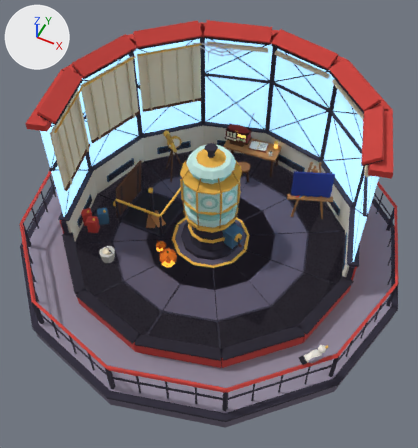
Before and after pictures for a commit that changed the glTF model public/models/lamproom.glb.
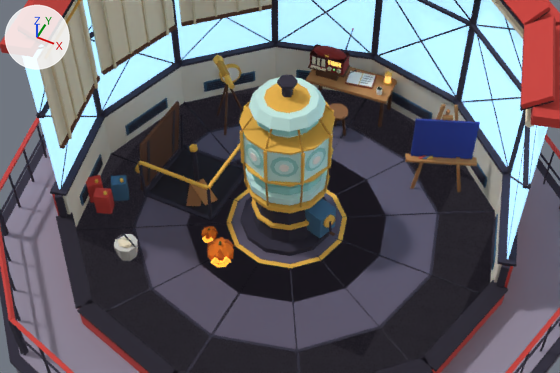
Each version is shown whole from a camera (50 mm lens) standing at (5.35, -10.83, 14.15) and looking at (0.31, -0.75, 1.54), then close up on the part from 6% to 93% of the width and 21% to 75% of the height. Arrows for +X, +Y and +Z are at upper left; the lights stay in place. The first two pictures are the older version. Where no turn or scale is listed for an object, it has been applied to the vertices.

The first close-up shows 'curtains', 'desk', 'easel', 'hatch', 'lens_glass', 'painting_canvas', 'pedestal', 'radio_set', 'railing', 'room', 'upkeep', 'window_glass' and 6 more.
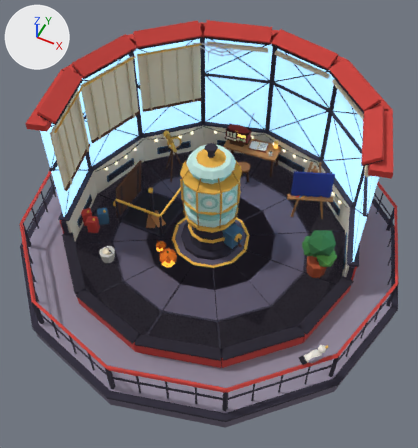
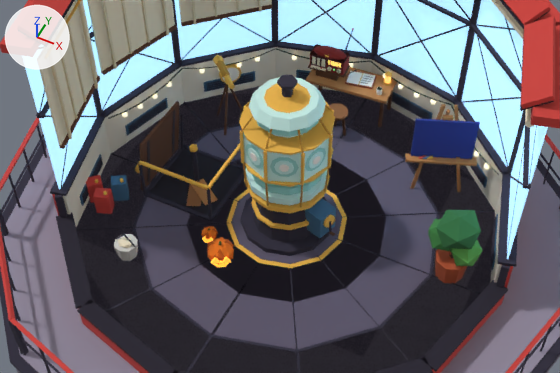
Not visible in the close-ups: 'lamproom_lights_2_3.001'.

Where the change shows, as pixel boxes [x1, y1, x2, y2] in the close-ups (560 x 373 px):
'plant', added: after [428, 210, 483, 284]
'lamproom_lights_5_wire', added: after [108, 68, 183, 119]
'lamproom_lights_2_wire', added: after [370, 61, 451, 105]
'lamproom_lights_4_wire', added: after [183, 49, 275, 69]
'lamproom_lights_3_wire', added: after [276, 48, 370, 63]
'lamproom_lights_1_wire', added: after [451, 104, 499, 175]
'lamproom_lights_1_1.001', added: after [474, 151, 480, 157]
'lamproom_lights_5_3.001', added: after [122, 112, 128, 117]
'lamproom_lights_5_2.001', added: after [138, 104, 143, 109]
'lamproom_lights_3_3.001', added: after [292, 55, 297, 60]
'lamproom_lights_5_1.001', added: after [152, 94, 158, 99]
'lamproom_lights_2_0.001', added: after [430, 100, 436, 105]
'lamproom_lights_2_2.001', added: after [398, 84, 403, 89]
'lamproom_lights_4_0.001', added: after [255, 57, 260, 62]
'lamproom_lights_5_0.001', added: after [167, 82, 172, 87]
'lamproom_lights_4_1.001', added: after [237, 62, 242, 67]
'lamproom_lights_4_3.001', added: after [199, 69, 205, 73]
'lamproom_lights_3_0.001', added: after [349, 63, 353, 67]

The change, as a list of edits to the scene's bpy script:
```text
Add ob_plant:
    ob_plant = bpy.data.objects.new('plant', me_plant)  # 60 vertices, 100 faces; spans x 2.87..3.99, y -0.21..0.64, z 0.0..1.64; in mat_c_b0512f (brown #b0512f), mat_c_2f6a3c (dark green #2f6a3c), mat_c_3f8043 (green #3f8043), mat_c_5a9a4a (green #5a9a4a), mat_c_50332b (brown #50332b)
    ob_plant.location = (0.0, 0.0, 0.0)
Add ob_lamproom_lights_5_wire:
    ob_lamproom_lights_5_wire = bpy.data.objects.new('lamproom_lights_5_wire', me_lamproom_lights_5_wire)  # 40 vertices, 60 faces; spans x -4.24..-3.65, y 0.0..2.12, z 0.93..1.13; in mat_c_2a3a2a (dark green #2a3a2a)
    ob_lamproom_lights_5_wire.location = (0.0, 0.0, 0.0)
Add ob_lamproom_lights_5_3_001:
    ob_lamproom_lights_5_3_001 = bpy.data.objects.new('lamproom_lights_5_3.001', me_lamproom_lights_5_3)  # an icosphere of 20 faces spanning x -0.0626..0.0626, y -0.0595..0.0595, z -0.07..0.07; in mat_glow_fff0c8 (beige #fff0c8, glowing beige #fff0c8)
    ob_lamproom_lights_5_3_001.location = (-4.11, 0.42, 0.93)
Add ob_lamproom_lights_5_2_001:
    ob_lamproom_lights_5_2_001 = bpy.data.objects.new('lamproom_lights_5_2.001', me_lamproom_lights_5_3.copy())
    ob_lamproom_lights_5_2_001.location = (-4.0, 0.84, 0.88)
Add ob_lamproom_lights_5_1_001:
    ob_lamproom_lights_5_1_001 = bpy.data.objects.new('lamproom_lights_5_1.001', me_lamproom_lights_5_3.copy())
    ob_lamproom_lights_5_1_001.location = (-3.88, 1.27, 0.88)
Add ob_lamproom_lights_5_0_001:
    ob_lamproom_lights_5_0_001 = bpy.data.objects.new('lamproom_lights_5_0.001', me_lamproom_lights_5_3.copy())
    ob_lamproom_lights_5_0_001.location = (-3.77, 1.69, 0.93)
Add ob_lamproom_lights_4_wire:
    ob_lamproom_lights_4_wire = bpy.data.objects.new('lamproom_lights_4_wire', me_lamproom_lights_4_wire)  # 32 vertices, 60 faces; spans x -3.67..-2.1, y 2.1..3.67, z 0.93..1.13; in mat_c_2a3a2a (dark green #2a3a2a)
    ob_lamproom_lights_4_wire.location = (0.0, 0.0, 0.0)
Add ob_lamproom_lights_4_3_001:
    ob_lamproom_lights_4_3_001 = bpy.data.objects.new('lamproom_lights_4_3.001', me_lamproom_lights_5_3.copy())
    ob_lamproom_lights_4_3_001.location = (-3.35, 2.42, 0.93)
Add ob_lamproom_lights_4_1_001:
    ob_lamproom_lights_4_1_001 = bpy.data.objects.new('lamproom_lights_4_1.001', me_lamproom_lights_5_3.copy())
    ob_lamproom_lights_4_1_001.location = (-2.73, 3.04, 0.88)
Add ob_lamproom_lights_4_0_001:
    ob_lamproom_lights_4_0_001 = bpy.data.objects.new('lamproom_lights_4_0.001', me_lamproom_lights_5_3.copy())
    ob_lamproom_lights_4_0_001.location = (-2.42, 3.35, 0.93)
Add ob_lamproom_lights_3_wire:
    ob_lamproom_lights_3_wire = bpy.data.objects.new('lamproom_lights_3_wire', me_lamproom_lights_3_wire)  # 40 vertices, 60 faces; spans x -2.12..0.0, y 3.65..4.24, z 0.93..1.13; in mat_c_2a3a2a (dark green #2a3a2a)
    ob_lamproom_lights_3_wire.location = (0.0, 0.0, 0.0)
Add ob_lamproom_lights_3_3_001:
    ob_lamproom_lights_3_3_001 = bpy.data.objects.new('lamproom_lights_3_3.001', me_lamproom_lights_5_3.copy())
    ob_lamproom_lights_3_3_001.location = (-1.69, 3.77, 0.93)
Add ob_lamproom_lights_3_0_001:
    ob_lamproom_lights_3_0_001 = bpy.data.objects.new('lamproom_lights_3_0.001', me_lamproom_lights_5_3.copy())
    ob_lamproom_lights_3_0_001.location = (-0.42, 4.11, 0.93)
Add ob_lamproom_lights_2_wire:
    ob_lamproom_lights_2_wire = bpy.data.objects.new('lamproom_lights_2_wire', me_lamproom_lights_2_wire)  # 40 vertices, 60 faces; spans x 0.0..2.12, y 3.65..4.24, z 0.93..1.13; in mat_c_2a3a2a (dark green #2a3a2a)
    ob_lamproom_lights_2_wire.location = (0.0, 0.0, 0.0)
Add ob_lamproom_lights_2_3_001:
    ob_lamproom_lights_2_3_001 = bpy.data.objects.new('lamproom_lights_2_3.001', me_lamproom_lights_5_3.copy())
    ob_lamproom_lights_2_3_001.location = (0.42, 4.11, 0.93)
Add ob_lamproom_lights_2_2_001:
    ob_lamproom_lights_2_2_001 = bpy.data.objects.new('lamproom_lights_2_2.001', me_lamproom_lights_5_3.copy())
    ob_lamproom_lights_2_2_001.location = (0.84, 4.0, 0.88)
Add ob_lamproom_lights_2_1_001:
    ob_lamproom_lights_2_1_001 = bpy.data.objects.new('lamproom_lights_2_1.001', me_lamproom_lights_5_3.copy())
    ob_lamproom_lights_2_1_001.location = (1.27, 3.88, 0.88)
Add ob_lamproom_lights_2_0_001:
    ob_lamproom_lights_2_0_001 = bpy.data.objects.new('lamproom_lights_2_0.001', me_lamproom_lights_5_3.copy())
    ob_lamproom_lights_2_0_001.location = (1.69, 3.77, 0.93)
Add ob_lamproom_lights_1_wire:
    ob_lamproom_lights_1_wire = bpy.data.objects.new('lamproom_lights_1_wire', me_lamproom_lights_1_wire)  # 32 vertices, 60 faces; spans x 2.1..3.67, y 2.1..3.67, z 0.93..1.13; in mat_c_2a3a2a (dark green #2a3a2a)
    ob_lamproom_lights_1_wire.location = (0.0, 0.0, 0.0)
Add ob_lamproom_lights_1_1_001:
    ob_lamproom_lights_1_1_001 = bpy.data.objects.new('lamproom_lights_1_1.001', me_lamproom_lights_5_3.copy())
    ob_lamproom_lights_1_1_001.location = (3.04, 2.73, 0.88)
Add ob_lamproom_lights_1_0_001:
    ob_lamproom_lights_1_0_001 = bpy.data.objects.new('lamproom_lights_1_0.001', me_lamproom_lights_5_3.copy())
    ob_lamproom_lights_1_0_001.location = (3.35, 2.42, 0.93)
```
